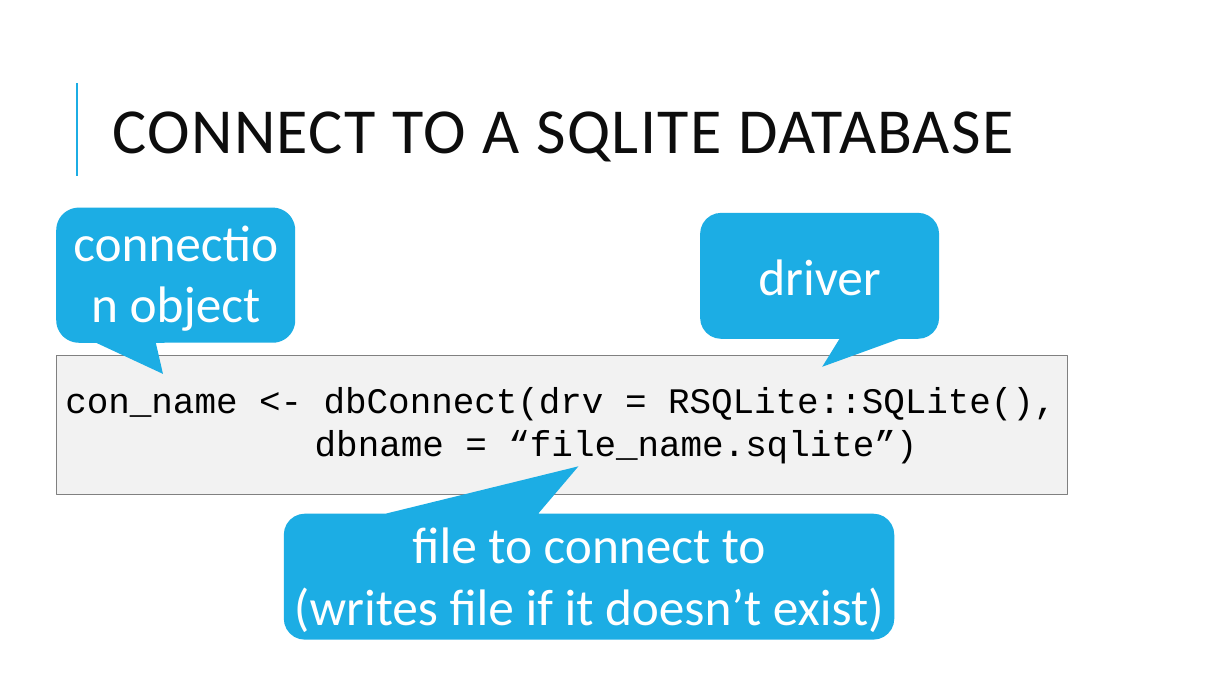
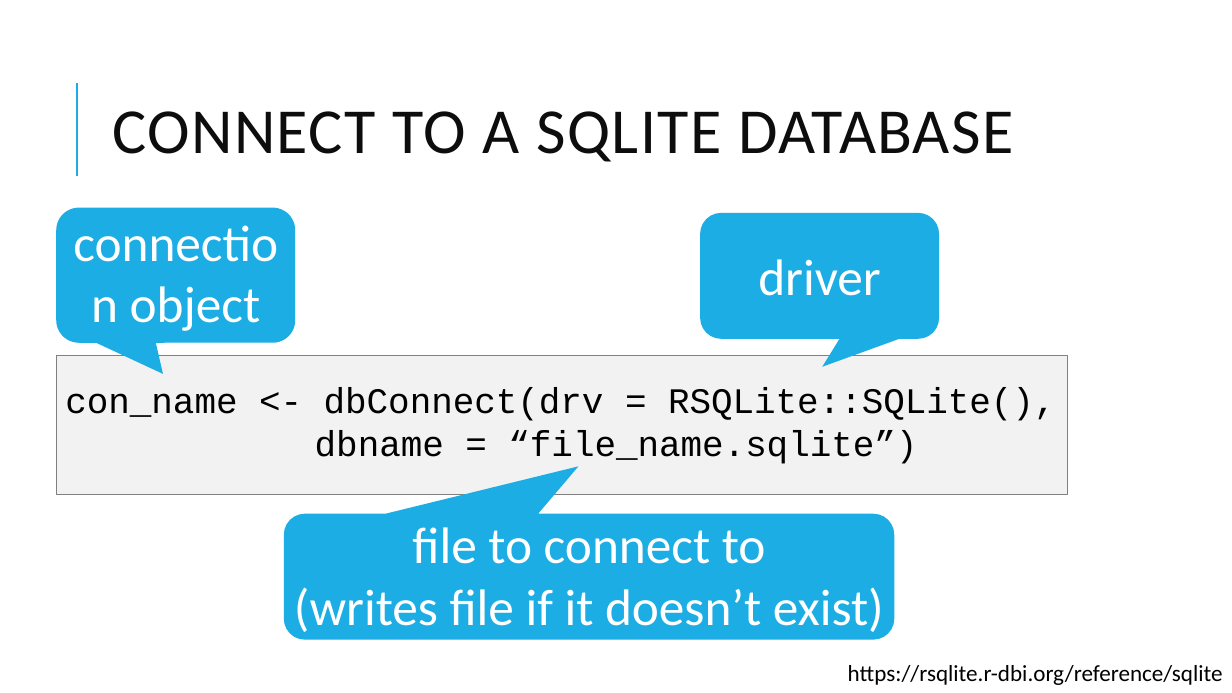
Before and after one commit to pcmathias/databases-dashboards-in-R, a slide deck: slide 9 of slides/03 - Databases with R.pptx. Drawn at 1232x693 pixels with LibreOffice and Linux fonts; fonts in the diff are those of the drawing. Boxes give left, top, right and bottom in pixels: in the first picture for what was removed or moved away, otherwise in the second. Text is boxed around its words. In the diff, an @@ line names an element or a change of style, - is before the commit and + after.

```diff
--- a/slides/03 - Databases with R.pptx
+++ b/slides/03 - Databases with R.pptx
@@ text added at (848, 665, 1223, 685), 18 pt, text #000000 @@
+https://rsqlite.r-dbi.org/reference/sqlite
```
Also in this commit, not shown: 1 other slide changed, 3 slides added, 1 other file.
